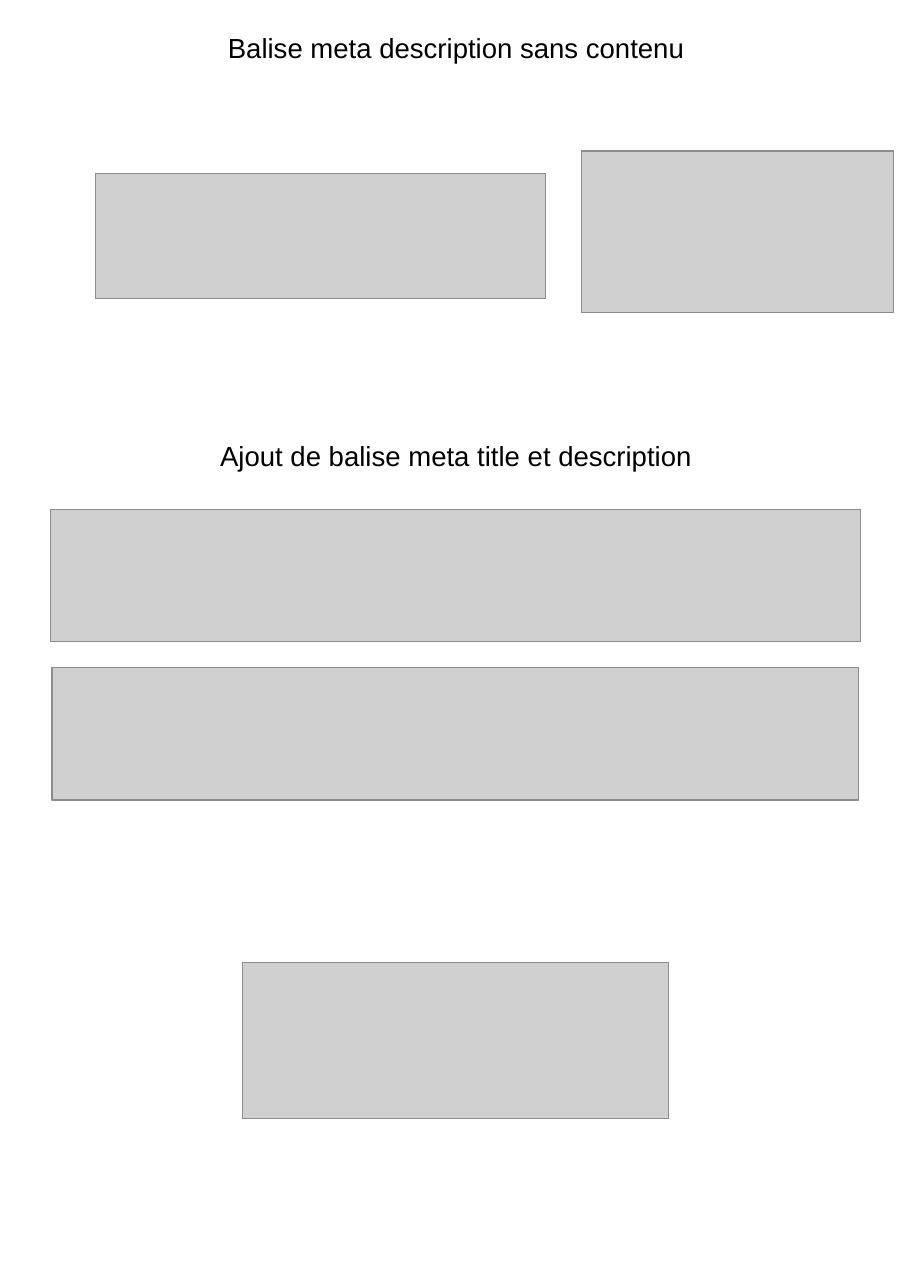
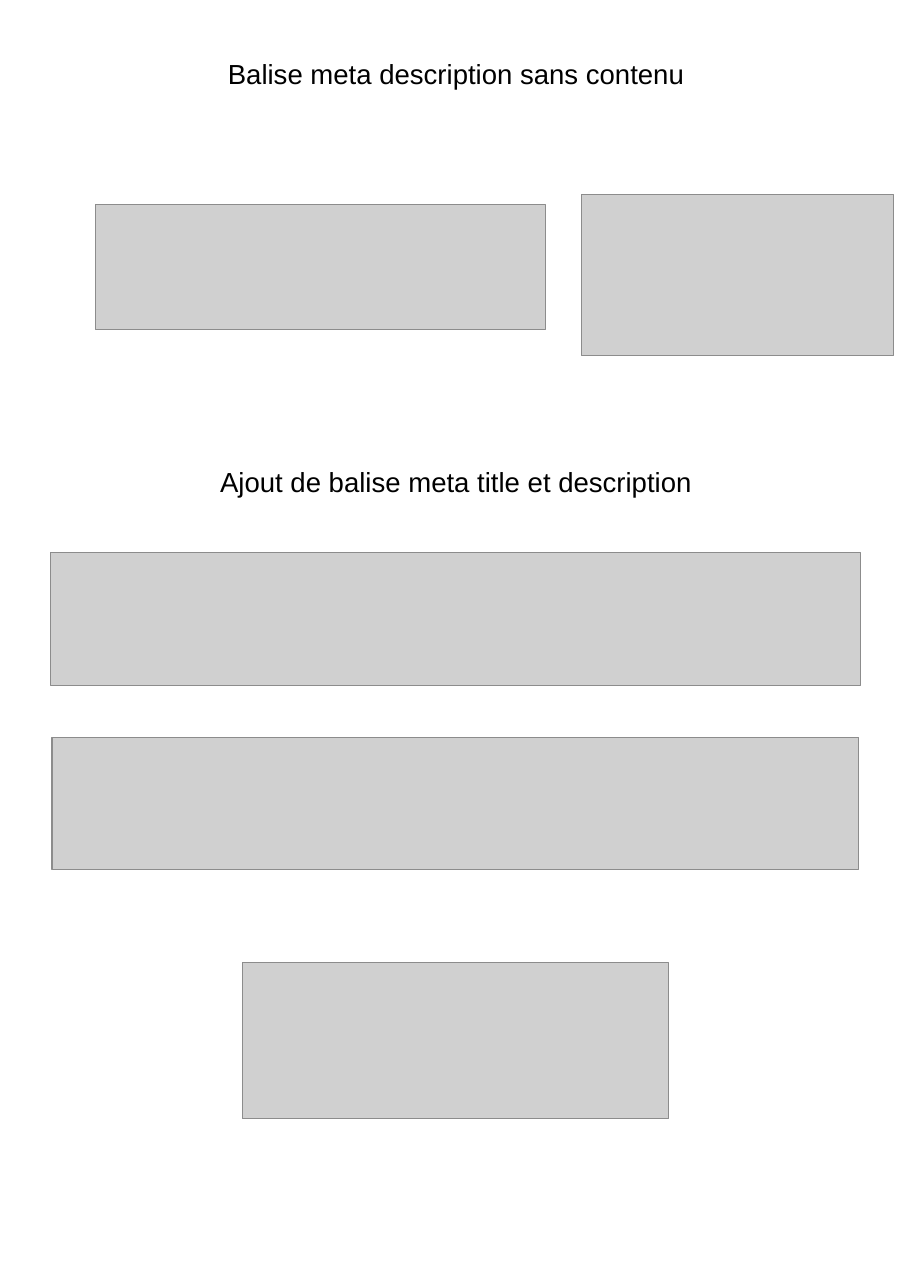
Before and after one commit to julabina/P4_OC_Analyse-SEO, a slide deck: slide 3 of rapport.odp. Drawn at 911x1288 pixels with LibreOffice and Linux fonts; fonts in the diff are those of the drawing; grey boxes stand for pictures. Boxes give left, top, right and bottom in pixels: in the first picture for what was removed or moved away, otherwise in the second. Text is boxed around its words. In the diff, an @@ line names an element or a change of style, - is before the commit and + after.

```diff
--- a/rapport.odp
+++ b/rapport.odp
@@ text "Balise meta description sans contenu": place and size @@
-text "Balise meta description sans contenu" at [228, 38, 684, 64]
+text "Balise meta description sans contenu" at [228, 64, 684, 90]
@@ picture: place and size @@
-picture at [96, 173, 545, 297]
+picture at [96, 205, 545, 329]
@@ picture: place and size @@
-picture at [582, 151, 893, 312]
+picture at [582, 195, 893, 356]
@@ text "Ajout de balise meta title ...": place and size @@
-text "Ajout de balise meta title ..." at [220, 446, 691, 472]
+text "Ajout de balise meta title ..." at [220, 472, 691, 498]
@@ picture: place and size @@
-picture at [51, 509, 860, 642]
+picture at [51, 553, 860, 686]
@@ picture: place and size @@
-picture at [52, 668, 858, 800]
+picture at [52, 737, 858, 869]
```
Also in this commit, not shown: 7 other slides changed, 4 other files.
